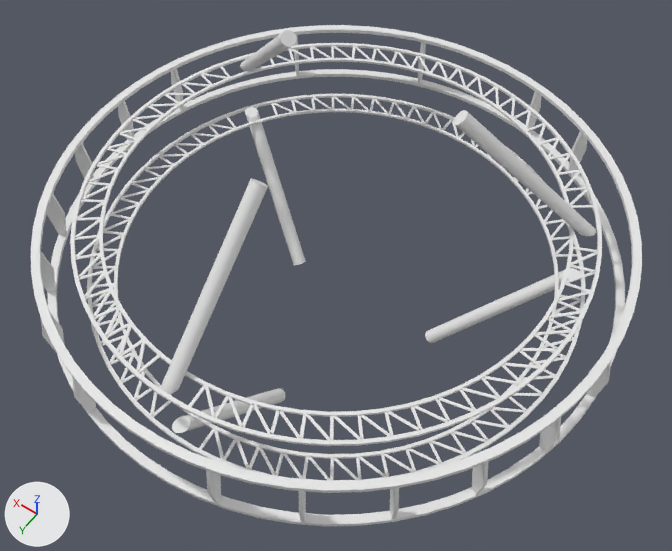
The OBJ model cosmodrone/assets/station-parts/generated/platform_supports.obj as it was, and as the next commit left it.
Rendered twice from a 50 mm lens placed at (-1.109, 1.554, 2.234), pointed at (-0.058, 0.082, -0.079). Arrows for +X, +Y and +Z are at lower left; the lights stay in place. Where no turn or scale is listed for an object, it has been applied to the vertices. Vertices at the same position are counted once.

In view in the first picture: 'Platform_Supports_Cube.107'.
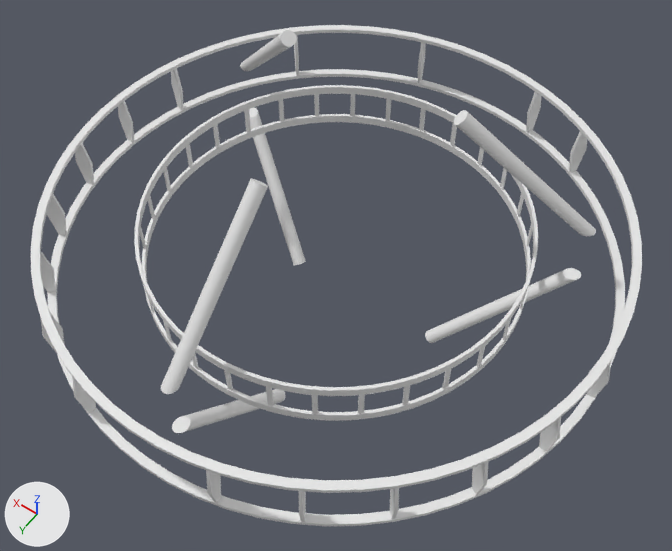
Diff of the bpy script that builds the scene:
```diff
--- a/cosmodrone/assets/station-parts/generated/platform_supports.obj.py
+++ b/cosmodrone/assets/station-parts/generated/platform_supports.obj.py
@@ me_platform_supports_cube_107 @@
 # used by ob_platform_supports_cube_107; location = (0.0, 0.0, 0.0)
-me_platform_supports_cube_107.from_pydata(...)  # 4000 vertices, 6496 faces, 4 loose edges; spans x -0.93..0.93, y -0.92..0.92, z -0.54..0.54
+me_platform_supports_cube_107.from_pydata(...)  # 1104 vertices, 2108 faces, 4 loose edges; spans x -0.93..0.93, y -0.92..0.92, z -0.54..0.54
+# me_platform_supports_cube_107 part 1: 238 loose pieces with 2896 vertices, spanning x -0.8..0.8, y -0.8..0.8, z -0.12..0.12, are deleted
@@ me_platform_truss_cylinder_015 @@
+me_platform_truss_cylinder_015.from_pydata(...)  # 752 vertices, 1384 faces; spans x -0.616..0.616, y -0.616..0.616, z -0.081..0.081
@@ ob_platform_truss_cylinder_015 @@
+ob_platform_truss_cylinder_015 = bpy.data.objects.new('Platform_Truss_Cylinder.015', me_platform_truss_cylinder_015)
+ob_platform_truss_cylinder_015.location = (0.0, 0.0, 0.0)
```

What differs and where, as boxes [x1, y1, x2, y2] in the pictures (672 x 551 px):
'Platform_Truss_Cylinder.015', added: after [134, 85, 538, 421]
part 1 of me_platform_supports_cube_107, deleted: before [70, 43, 602, 480]
